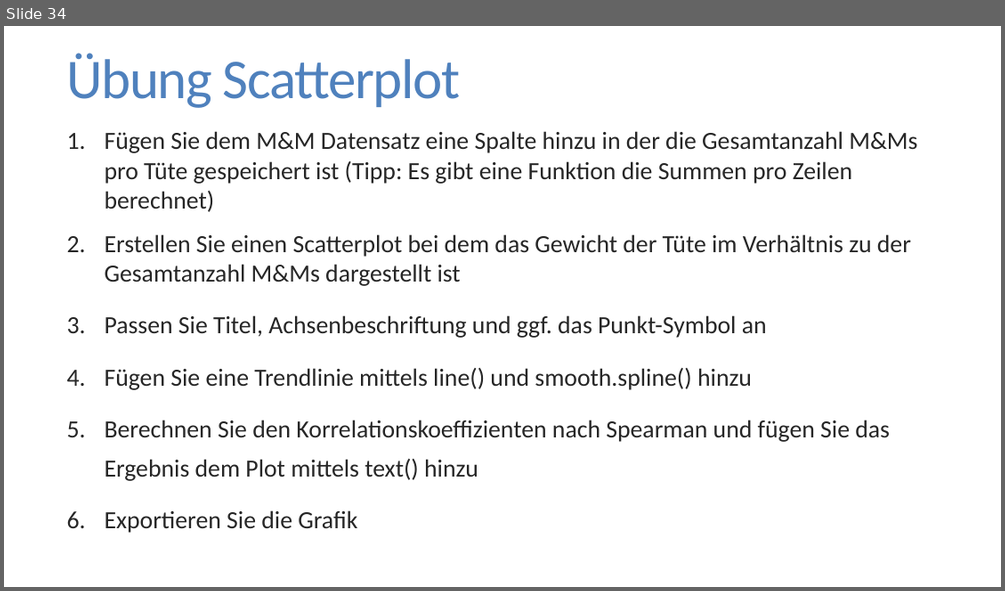
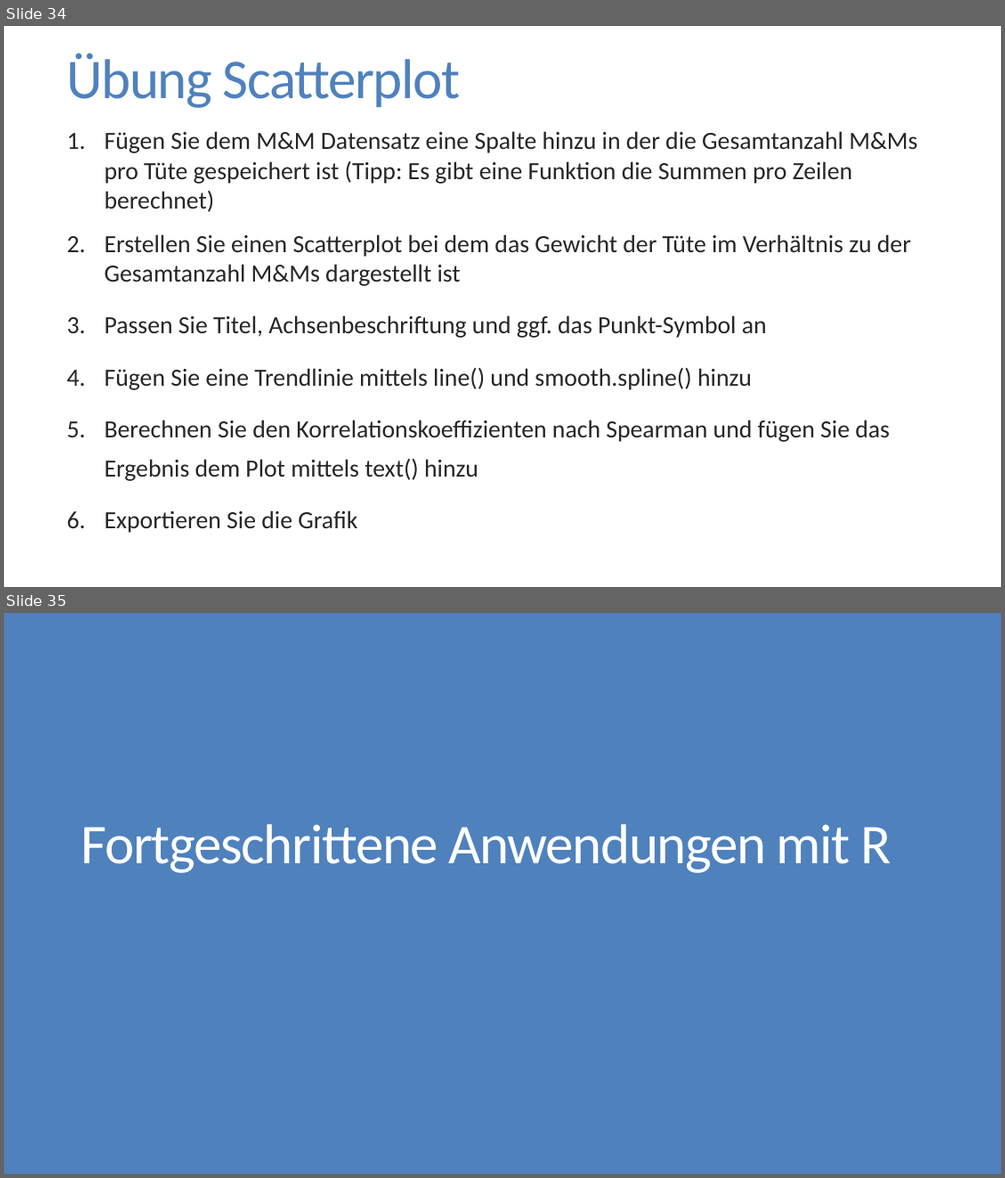
Before and after one commit to FlorianKeppeler/RKurs, a slide deck: Einführung in R.pptx. Shown one above the other, each under a label of ours: slide 34 before the commit, slides 34 and 35 after it. The pictures are 1005x591 and 1005x1178 pixels, drawn with LibreOffice and Linux fonts; fonts in the diff are those of the drawing. Boxes give left, top, right and bottom in pixels: in the first picture for what was removed or moved away, otherwise in the second. Text is boxed around its words. In the diff, an @@ line names an element or a change of style, - is before the commit and + after.

```diff
--- a/Einführung in R.pptx
+++ b/Einführung in R.pptx
@@ slide 35 added at bbox=[4, 613, 1001, 1174], background #4F81BD @@
@@ title added at bbox=[81, 824, 890, 873], 54 pt, text #FFFFFF @@
+Fortgeschrittene Anwendungen mit R
```
Also in this commit, not shown: 4 other slides added, 10 other files.
